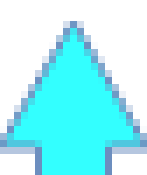
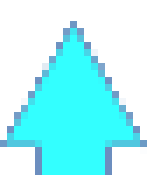
Two versions of the same layered image (147x175). Layer-by-layer changes:
removed layer "Pasted Layer" over [0, 21, 147, 154]
painted on "Background" over [0, 21, 147, 154]
